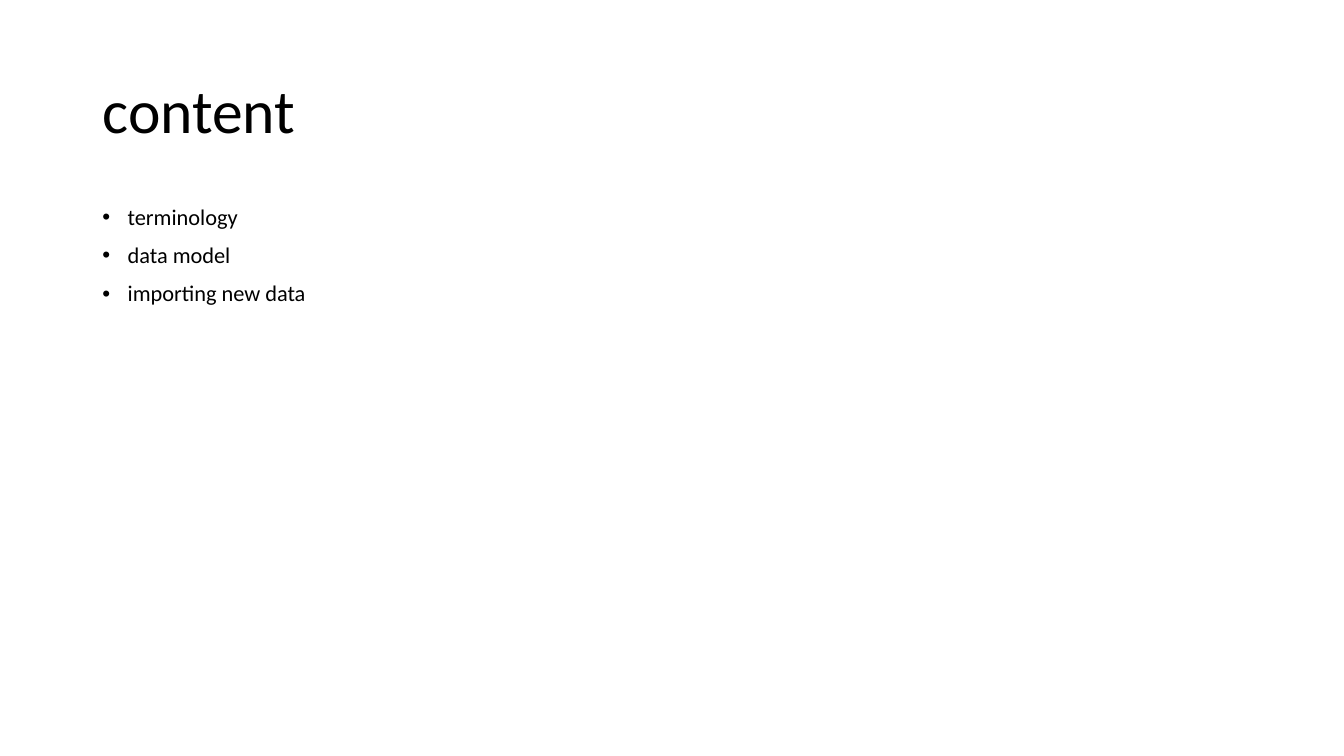
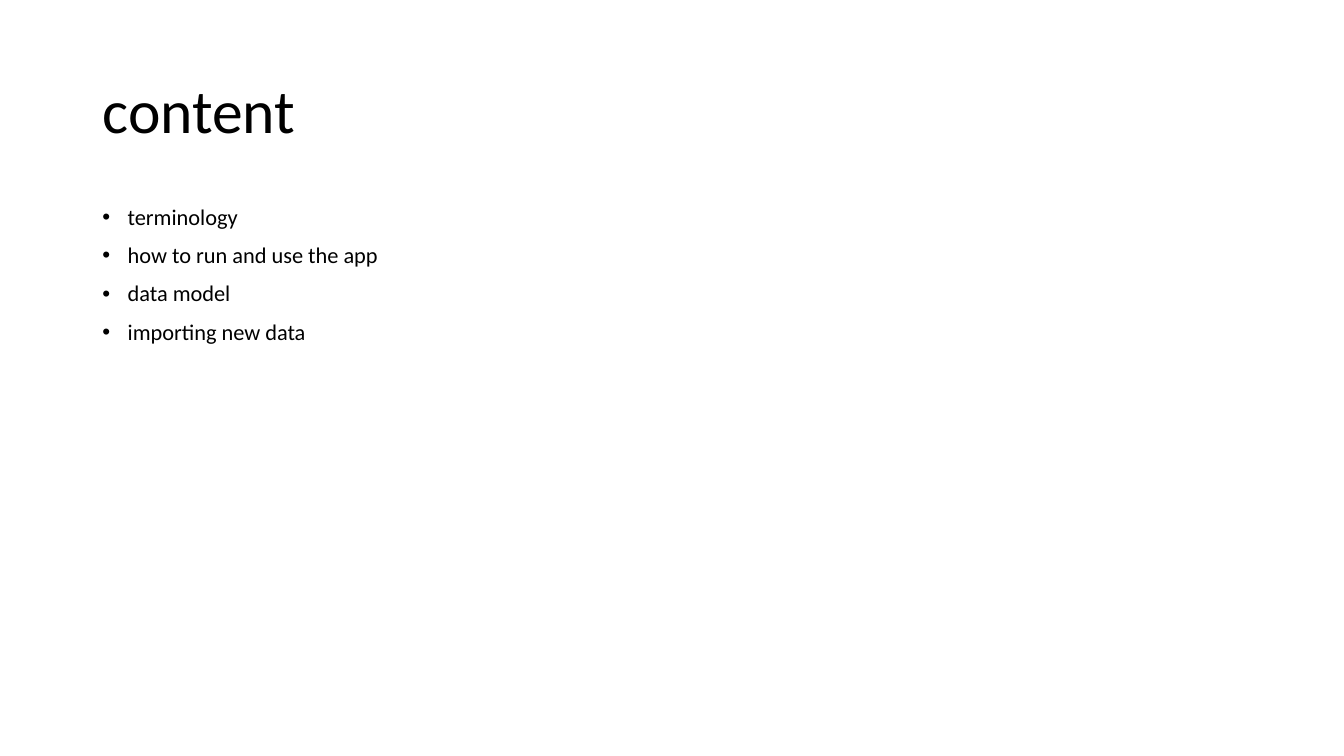
Before and after one commit to jorritvm/stocks_dashboard, a slide deck: slide 2 of doc/stock_dashboard_documentation.pptx. Drawn at 1344x756 pixels with LibreOffice and Linux fonts; fonts in the diff are those of the drawing. Boxes give left, top, right and bottom in pixels: in the first picture for what was removed or moved away, otherwise in the second. Text is boxed around its words. In the diff, an @@ line names an element or a change of style, - is before the commit and + after.

```diff
--- a/doc/stock_dashboard_documentation.pptx
+++ b/doc/stock_dashboard_documentation.pptx
@@ text at (128,247,378,267): paragraph added @@
+• how to run and use the app
```
Also in this commit, not shown: 1 other slide changed, 2 other files.
